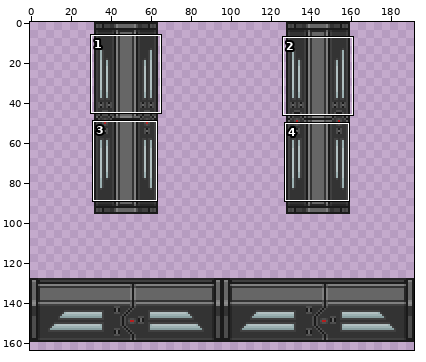
Edited in one commit: sprite sheet (Resources/Textures/_RMC14/Structures/Doors/Airlocks/Triple/ocp_large_dark_glass.rsi/door_locked.png). The first picture is a wide view before the edit; the outline marks the close-up.
Close-up. Old version:
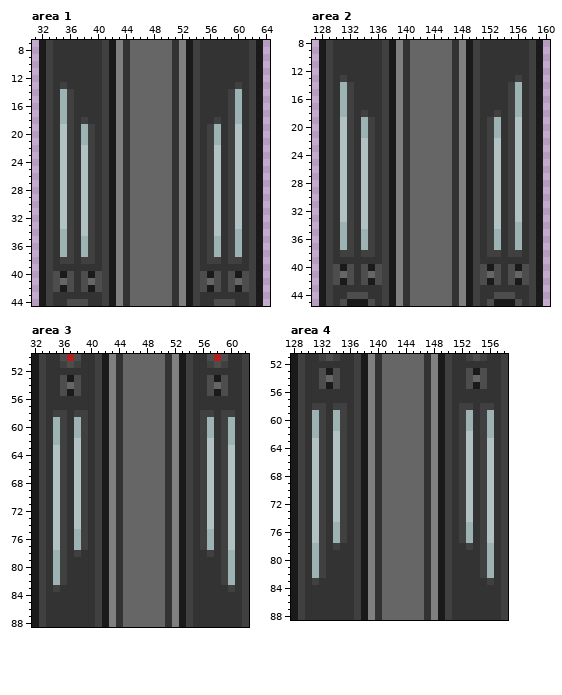
The file is 192x192 pixels. Shown: area 1: x 31..64, y 7..44; area 2: x 127..160, y 8..45; area 3: x 32..62, y 50..88; area 4: x 128..158, y 51..88. The wide view leaves out empty margins. The commit also changed other parts of the picture, which this record leaves out.
Now the later version:
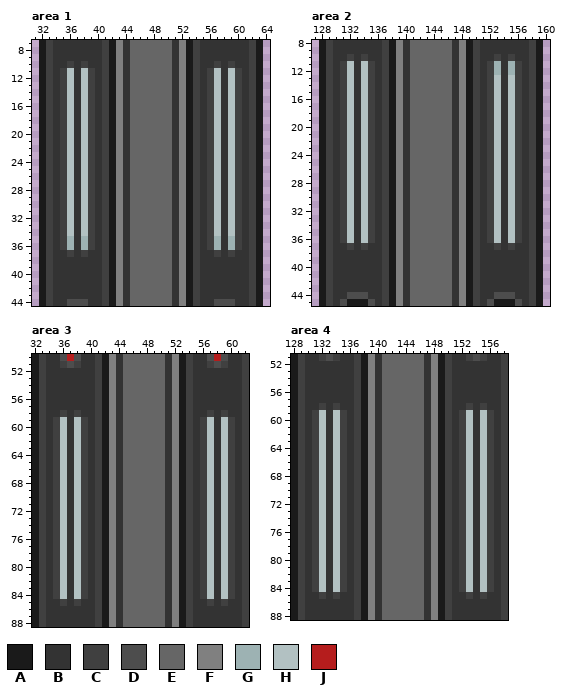
Palette (. is transparent): A #1a1a1a  B #333333  C #404040  D #4d4d4d  E #666666  F #808080  G #9db2b3  H #b2c1c2  J #b51d1d
The edit:
Changed rows in their new state; - is an unchanged pixel.
Area 1:
first column x 34:
10 --C-C------------------C-C--
11 -CH-HC----------------CH-HC-
12 -CH-HC----------------CH-HC-
13 --H-HC----------------CH-H--
14 -CH-HC----------------CH-HC-
15 -CH-HC----------------CH-HC-
16 -CH-HC----------------CH-HC-
17 -CH-HC----------------CH-HC-
18 -CH-HC----------------CH-HC-
19 -CH-H------------------H-HC-
20 -CH-H------------------H-HC-
21 -CH-H------------------H-HC-
22 -CH----------------------HC-
23 -CH----------------------HC-
24 -CH----------------------HC-
25 -CH----------------------HC-
26 -CH----------------------HC-
27 -CH----------------------HC-
28 -CH----------------------HC-
29 -CH----------------------HC-
30 -CH----------------------HC-
31 -CH----------------------HC-
32 -CH----------------------HC-
33 -CH----------------------HC-
34 -CH----------------------HC-
35 -CG----------------------GC-
36 -CG----------------------GC-
37 -B--CB----------------BC--B-
38 -BB-BB----------------BB-BB-
40 BBB-BBB--------------BBB-BBB
41 BBB-BBB--------------BBB-BBB
42 BBB-BBB--------------BBB-BBB
Area 2:
first column x 130:
10 --C-C------------------C-C--
11 -CH-HC----------------CG-GC-
12 -CH-HC----------------CG-GC-
13 --H-HC----------------CH-H--
14 -CH-HC----------------CH-HC-
15 -CH-HC----------------CH-HC-
16 -CH-HC----------------CH-HC-
17 -CH-HC----------------CH-HC-
18 -CH-HC----------------CH-HC-
19 -CH-H------------------H-HC-
20 -CH-H------------------H-HC-
21 -CH-H------------------H-HC-
22 -CH----------------------HC-
23 -CH----------------------HC-
24 -CH----------------------HC-
25 -CH----------------------HC-
26 -CH----------------------HC-
27 -CH----------------------HC-
28 -CH----------------------HC-
29 -CH----------------------HC-
30 -CH----------------------HC-
31 -CH----------------------HC-
32 -CH----------------------HC-
33 -CH----------------------HC-
34 -CH----------------------HC-
35 -CH-H------------------H-HC-
36 -CH-H------------------H-HC-
37 -B--CB----------------BC--B-
38 -BB-BB----------------BB-BB-
40 BBB-BBB--------------BBB-BBB
41 BBB-BBB--------------BBB-BBB
42 BBB-BBB--------------BBB-BBB
Area 3:
first column x 35:
53 -BBB------------------BBB-
54 -BBB------------------BBB-
55 -BBB------------------BBB-
58 B---B----------------B---B
59 CH-H------------------H-HC
60 CH-H------------------H-HC
61 CH-H------------------H-HC
62 CH----------------------HC
63 CH----------------------HC
64 CH----------------------HC
65 CH----------------------HC
66 CH----------------------HC
67 CH----------------------HC
68 CH----------------------HC
69 CH----------------------HC
70 CH----------------------HC
71 CH----------------------HC
72 CH----------------------HC
73 CH----------------------HC
74 CH----------------------HC
75 CH-H------------------H-HC
76 CH-H------------------H-HC
77 CH-H------------------H-HC
78 CH-HC----------------CH-HC
79 CH-HC----------------CH-HC
80 CH-HC----------------CH-HC
81 CH-HC----------------CH-HC
82 CH-HC----------------CH-HC
83 -H-HC----------------CH-H-
84 CH-HC----------------CH-HC
85 -C-C------------------C-C-
Area 4:
first column x 131:
53 -BBB------------------BBB-
54 -BBB------------------BBB-
55 -BBB------------------BBB-
58 B---B----------------B---B
59 CH-H------------------H-HC
60 CH-H------------------H-HC
61 CH-H------------------H-HC
62 CH----------------------HC
63 CH----------------------HC
64 CH----------------------HC
65 CH----------------------HC
66 CH----------------------HC
67 CH----------------------HC
68 CH----------------------HC
69 CH----------------------HC
70 CH----------------------HC
71 CH----------------------HC
72 CH----------------------HC
73 CH----------------------HC
74 CH----------------------HC
75 CH-H------------------H-HC
76 CH-H------------------H-HC
77 CH-H------------------H-HC
78 CH-HC----------------CH-HC
79 CH-HC----------------CH-HC
80 CH-HC----------------CH-HC
81 CH-HC----------------CH-HC
82 CH-HC----------------CH-HC
83 -H-HC----------------CH-H-
84 CH-HC----------------CH-HC
85 -C-C------------------C-C-
Boxes around the changes in both close-ups, in picture pixels (x1, y1, x2, y2):
changed: (53, 61, 102, 292)
changed: (200, 61, 249, 292)
changed: (333, 54, 382, 285)
changed: (480, 54, 529, 285)
changed: (53, 375, 88, 606)
changed: (200, 375, 235, 606)
changed: (312, 368, 347, 599)
changed: (459, 368, 494, 599)
